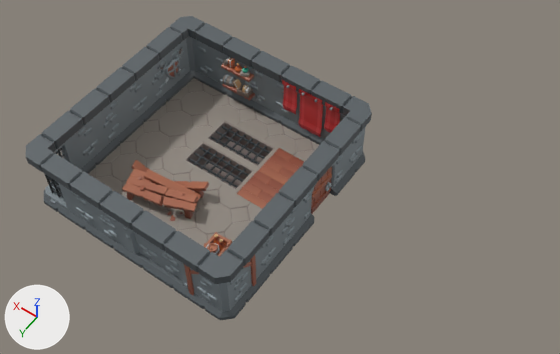
Before and after pictures for a commit that changed the glTF model resources/DungeonScene.glb.
One viewpoint serves both versions: a 50 mm camera at (-24.6, 13.2, 33.8) aimed at (-10.3, -6.8, 2.4). Lighting does not change. The marker at lower left points along +X, +Y and +Z. The first picture is the older version. Where no turn or scale is listed for an object, it has been applied to the vertices.

The scene before the commit, as lines of its bpy script (objects in view):
```python
me_cube_15992 = bpy.data.meshes.new('Cube.15992')
me_cube_15992.from_pydata(...)  # 36 vertices, 66 faces; spans x -1.0..1.0, y -1.0..1.0, z -0.1..0.05
me_cube_15992.materials.append(mat_texture_009)  # picture img_dungeon_texture_001
me_floor_tile_large = bpy.data.meshes.new('floor_tile_large')
me_floor_tile_large.from_pydata(...)  # 97 vertices, 188 faces; spans x -2.0..2.0, y -2.0..2.0, z -0.1..0.05
me_floor_tile_large.materials.append(mat_texture_006)  # picture img_dungeon_texture
ob_floor_tile_large = bpy.data.objects.new('floor_tile_large', me_floor_tile_large)
ob_floor_tile_large.location = (-2.0, -8.0, 0.0)
ob_floor_tile_small_006 = bpy.data.objects.new('floor_tile_small.006', me_cube_15992)
ob_floor_tile_small_006.parent = ob_collection
ob_floor_tile_small_006.location = (-1.0, -11.0, 0.0)
ob_floor_tile_small_007 = bpy.data.objects.new('floor_tile_small.007', me_cube_15992)
ob_floor_tile_small_007.parent = ob_collection
ob_floor_tile_small_007.location = (-3.0, -11.0, 0.0)
# also in view: 'wall_doorway_door' at (-12.0, -8.0, 1.4); 'floor_tile_large.002' at (-6.0, -4.0, 0.0); 'floor_wood_large' at (-10.0, -8.0, 0.0); 'wall.003' at (-8.0, -12.0, 2.0); 'banner_triple_red' at (-9.0, -11.5, 2.1)
```
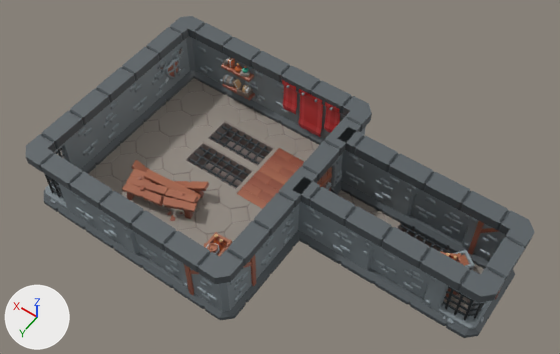
Location of each change, [x1, y1, x2, y2] in pixels of the pictures (560 x 354 px):
'wall_arched.001', added: after [357, 216, 450, 316]
'wall_arched.002', added: after [397, 162, 490, 253]
'wall.005', added: after [293, 177, 374, 275]
'wall.006', added: after [338, 127, 416, 221]
'wall_corner_gated.001', added: after [427, 252, 516, 338]
'floor_tile_large', moved: before [134, 93, 224, 160]; after [338, 190, 396, 227]
'wall_corner_scaffold.001', added: after [468, 200, 534, 304]
'floor_tile_grate.002', added: after [393, 221, 453, 253]
'crates_stacked.001', added: after [441, 250, 475, 297]
'floor_tile_small.012', added (mostly hidden): after [444, 294, 471, 314]
'floor_tile_small.013', added (mostly hidden): after [473, 264, 484, 274]
'floor_tile_large.004', unchanged, uncovered by the edit: after [134, 93, 224, 160]

Edits to the bpy script that builds the scene:
```text
Change ob_floor_tile_large:
    ob_floor_tile_large.location: (-2.0, -8.0, 0.0) -> (-14.0, -8.0, 0.0)
Add ob_crates_stacked_001:
    ob_crates_stacked_001 = bpy.data.objects.new('crates_stacked.001', me_cube_005)  # 718 vertices, 1331 faces; spans x -0.96..1.0, y -1.37..1.3, z 0.0..2.14; in mat_texture_029 (picture img_dungeon_texture_001)
    ob_crates_stacked_001.location = (-20.0, -8.0, 0.0)
Add ob_wall_corner_scaffold_001:
    ob_wall_corner_scaffold_001 = bpy.data.objects.new('wall_corner_scaffold.001', me_cube_004)  # 404 vertices, 515 faces; spans x -0.5..2.0, y -0.5..2.0, z 0.0..4.0; in mat_texture_028 (picture img_dungeon_texture_001)
    ob_wall_corner_scaffold_001.location = (-22.0, -10.0, 0.0)
Add ob_floor_tile_small_013:
    ob_floor_tile_small_013 = bpy.data.objects.new('floor_tile_small.013', me_cube_003)  # 36 vertices, 66 faces; spans x -1.0..1.0, y -1.0..1.0, z -0.1..0.05; in mat_texture_027 (picture img_dungeon_texture_001)
    ob_floor_tile_small_013.location = (-21.0, -9.0, 0.0)
Add ob_floor_tile_small_012:
    ob_floor_tile_small_012 = bpy.data.objects.new('floor_tile_small.012', me_cube_001)  # 36 vertices, 66 faces; spans x -1.0..1.0, y -1.0..1.0, z -0.1..0.05; in mat_texture_026 (picture img_dungeon_texture_001)
    ob_floor_tile_small_012.location = (-21.0, -7.0, 0.0)
Add ob_wall_corner_gated_001:
    ob_wall_corner_gated_001 = bpy.data.objects.new('wall_corner_gated.001', me_wall_corner_gated_001)  # 372 vertices, 557 faces; spans x -0.5..2.0, y -2.0..0.5, z 0.0..4.0; in mat_texture_025 (picture img_dungeon_texture)
    ob_wall_corner_gated_001.location = (-22.0, -6.0, 0.0)
Add ob_wall_arched_002:
    ob_wall_arched_002 = bpy.data.objects.new('wall_arched.002', me_wall_arched_002)  # 524 vertices, 724 faces; spans x -2.0..2.0, y -0.5..0.5, z 0.0..4.0; in mat_texture_023 (picture img_dungeon_texture)
    ob_wall_arched_002.location = (-18.0, -10.0, 0.0)
Add ob_wall_arched_001:
    ob_wall_arched_001 = bpy.data.objects.new('wall_arched.001', me_wall_arched_001)  # 524 vertices, 724 faces; spans x -2.0..2.0, y -0.5..0.5, z 0.0..4.0; in mat_texture_022 (picture img_dungeon_texture)
    ob_wall_arched_001.location = (-18.0, -6.0, 0.0)
Add ob_floor_tile_grate_002:
    ob_floor_tile_grate_002 = bpy.data.objects.new('floor_tile_grate.002', me_plane_001)  # 128 vertices, 142 faces; spans x -2.0..2.0, y -1.0..1.0, z -0.98..0.05; in mat_texture_021 (picture img_dungeon_texture_001)
    ob_floor_tile_grate_002.parent = ob_collection
    ob_floor_tile_grate_002.location = (-18.0, -9.0, 0.0)
Add ob_wall_006:
    ob_wall_006 = bpy.data.objects.new('wall.006', me_wall_004)  # 368 vertices, 494 faces; spans x -2.0..2.0, y -0.5..0.5, z 0.0..4.0; in mat_texture_020 (picture img_dungeon_texture)
    ob_wall_006.location = (-14.0, -10.0, 0.0)
Add ob_wall_005:
    ob_wall_005 = bpy.data.objects.new('wall.005', me_wall_003)  # 368 vertices, 494 faces; spans x -2.0..2.0, y -0.5..0.5, z 0.0..4.0; in mat_texture_013 (picture img_dungeon_texture)
    ob_wall_005.location = (-14.0, -6.0, 0.0)
```
